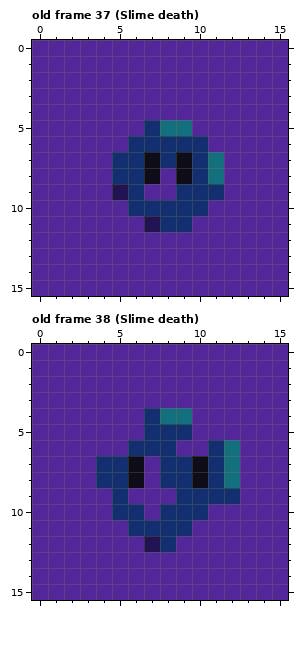
Pixel-art file: gfx/objects.aseprite. Above: the version before the commit.
16x16 pixels, 125 frames. Shown: old frame 37 (Slime death), old frame 38 (Slime death). The commit also changed other frames, which this record leaves out.
Now the later version:
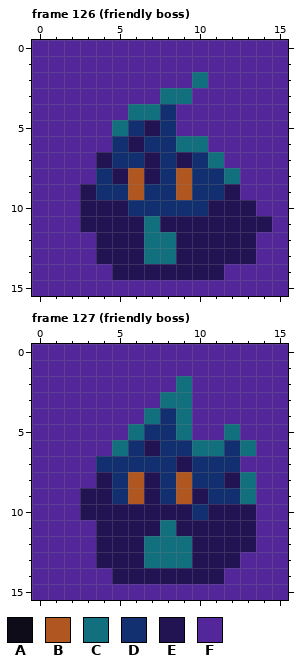
Palette (. is transparent): A #0e0c19  B #b05621  C #126f7e  D #122f70  E #221452  F #53269a
A new or re-ordered frame is compared with the old frame closest to it.
Commit: Add baby boss sprite
Difference:
frames 125 -> 137
Frame 126 (friendly boss) is new; against old frame 37 (Slime death), layers "Sword", "Character":
y 2: x 10 F -> C
y 3: x 8..9 FF -> CC
y 4: x 6..8 FFF -> CCD
y 5: x 5..9 FFDCC -> CDEDF
y 6: x 5..6 FD -> DE; x 9..10 DD -> CC
y 7: x 4 F -> E; x 7 A -> E; x 9 A -> E
y 8: x 4..9 FDDAFA -> DEBEDB; x 11..12 CF -> DC
y 9: x 3..9 FFEDFFD -> EDDBDDB; x 12 F -> E
y 10: x 3..5 FFF -> EEE; x 11..13 FFF -> EEE
y 11: x 3..14 FFFFEDDFFFFF -> EEEECEEEEEEE
y 12..13: x 4..13 FFFFFFFFFF -> EEECCEEEEE
y 14: x 5..11 FFFFFFF -> EEEEEEE
Frame 127 (friendly boss) is new; against old frame 38 (Slime death), layers "Sword", "Character":
y 2: x 9 F -> C
y 3: x 8..9 FF -> CC
y 4: x 7..8 DC -> CD
y 5: x 6 F -> C; x 9 D -> C; x 12 F -> C
y 6: x 5 F -> C; x 7 D -> E; x 9..13 FFDCF -> DCCDC
y 7: x 6..7 AF -> DD; x 9..10 DA -> ED; x 12 C -> D
y 8: x 4 D -> E; x 6..7 AF -> BE; x 9..10 DA -> BD; x 12..13 CF -> EC
y 9: x 3..4 FF -> EE; x 6..10 FFFDD -> BEDBE; x 13 F -> C
y 10: x 3..9 FFDDFDD -> EEEEEEE; x 11..13 FFF -> EEE
y 11: x 4..13 FFDDDDFFFF -> EEEECEEEEE
y 12: x 4..13 FFFEDFFFFF -> EEECCCEEEE
y 13: x 4..12 FFFFFFFFF -> EEECCCEEE
y 14: x 5..11 FFFFFFF -> EEEEEEE
Boxes around the changes in both pictures, in picture pixels (x1, y1, x2, y2):
changed: (80, 72, 272, 280)
changed: (80, 376, 256, 584)
